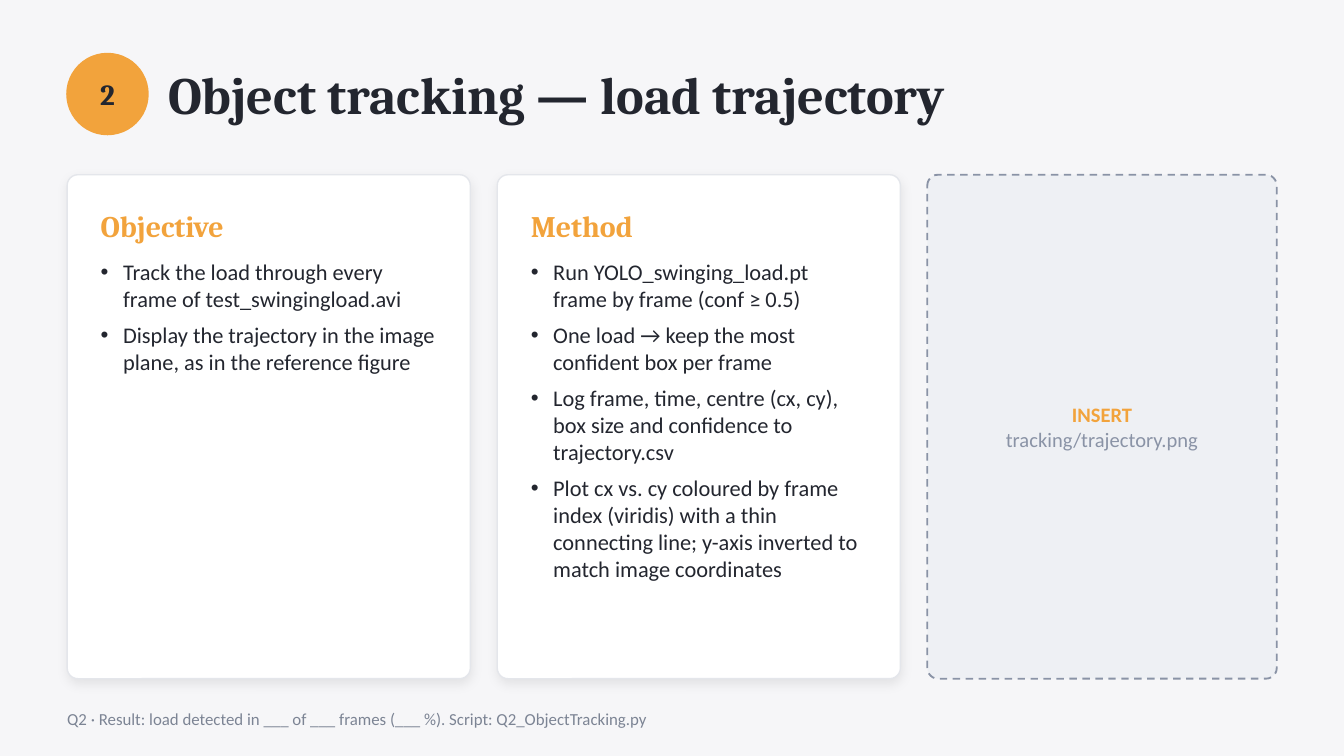
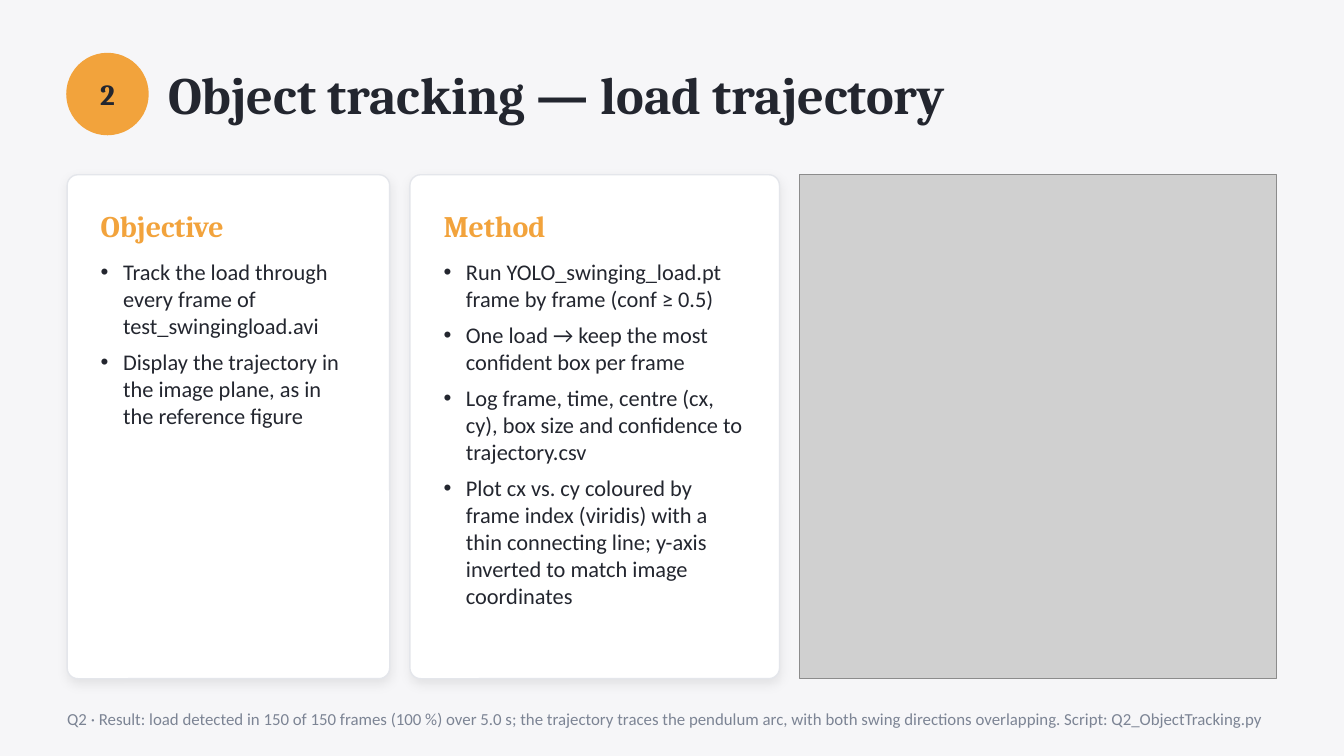
Before and after one commit to AreGundersen/MAS512, a slide deck: slide 7 of Assignment 1/MAS512_assignment1_gr5.pptx. Drawn at 1344x756 pixels with LibreOffice and Linux fonts; fonts in the diff are those of the drawing; grey boxes stand for pictures. Boxes give left, top, right and bottom in pixels: in the first picture for what was removed or moved away, otherwise in the second. Text is boxed around its words. In the diff, an @@ line names an element or a change of style, - is before the commit and + after.

```diff
--- a/Assignment 1/MAS512_assignment1_gr5.pptx
+++ b/Assignment 1/MAS512_assignment1_gr5.pptx
@@ rounded rectangle: place and size @@
-rounded rectangle at (67,175,470,679)
+rounded rectangle at (67,175,390,679)
@@ rounded rectangle at (67,175,390,679): proportions changed @@
@@ rounded rectangle at (410,175,780,679): proportions changed @@
@@ rounded rectangle: place and size @@
-rounded rectangle at (497,175,900,679)
+rounded rectangle at (410,175,780,679)
@@ picture added at (800,175,1277,679) @@
@@ rounded rectangle removed at (927,175,1277,679) @@
@@ text "Method": place and size @@
-text "Method" at (531,216,633,237)
+text "Method" at (444,216,546,237)
@@ text "Track the load through every ..." rewrapped from (123,264,434,374) to (123,264,339,428) @@
@@ text "Run YOLO_swinging_load.pt frame by frame ..." rewrapped from (553,264,857,581) to (466,264,742,604) @@
@@ text removed at (1006,408,1198,451) @@
-INSERT
-tracking/trajectory.png
@@ text at (67,713,1261,728): text changed @@
-Q2 · Result: load detected in ___ of ___ frames (___ %). Script: Q2_ObjectTracking.py
+Q2 · Result: load detected in 150 of 150 frames (100 %) over 5.0 s; the trajectory traces the pendulum arc, with both swing directions overlapping. Script: Q2_ObjectTracking.py
```
Also in this commit, not shown: 3 other slides changed, 1 slide added, 1 slide removed, 1 other file.
